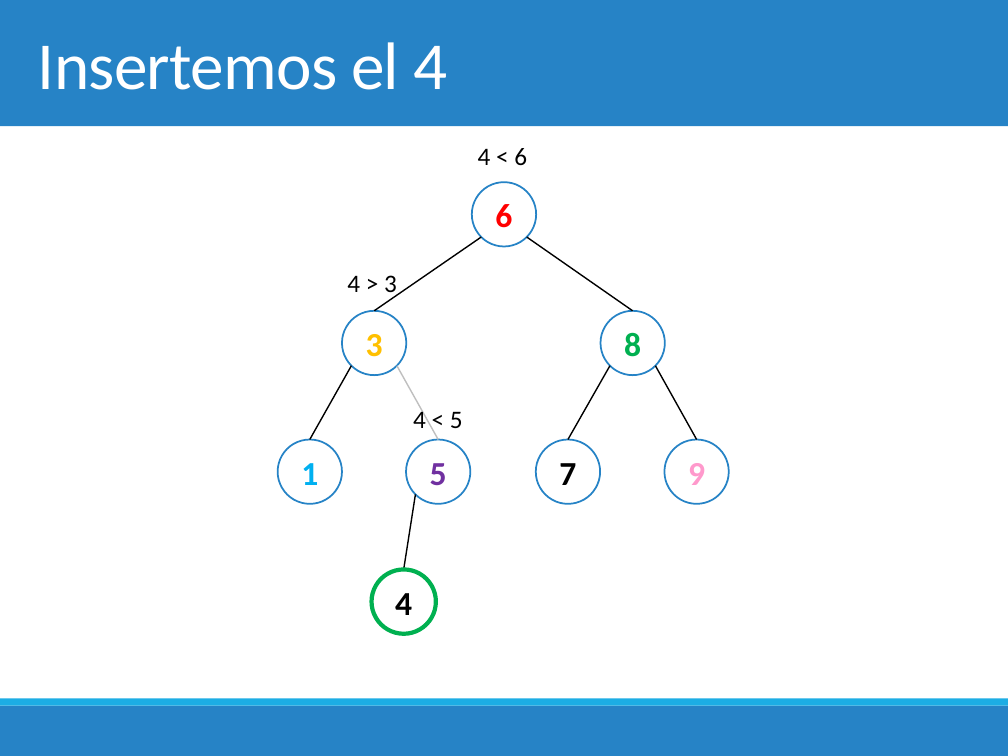
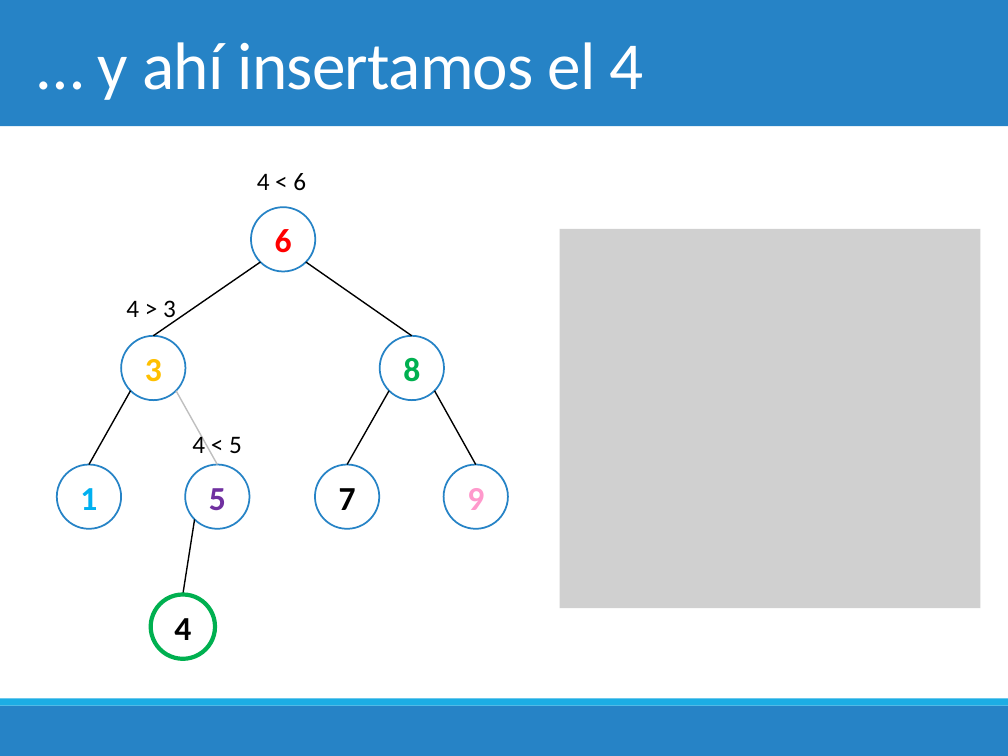
Before and after one commit to chris-carstens/2020-2, a slide deck: slide 26 of Clases/06 - Árboles Binarios de Búsqueda/6. Árboles Binarios de Búsqueda.pptx (slide 24 before the commit). Drawn at 1008x756 pixels with LibreOffice and Linux fonts; fonts in the diff are those of the drawing; grey boxes stand for pictures. Boxes give left, top, right and bottom in pixels: in the first picture for what was removed or moved away, otherwise in the second. Text is boxed around its words. In the diff, an @@ line names an element or a change of style, - is before the commit and + after.

```diff
--- a/Clases/06 - Árboles Binarios de Búsqueda/6. Árboles Binarios de Búsqueda.pptx
+++ b/Clases/06 - Árboles Binarios de Búsqueda/6. Árboles Binarios de Búsqueda.pptx
@@ title at (98, 42, 644, 100): text changed @@
-Insertemos el 4
+… y ahí insertamos el 4
@@ picture added at (559, 229, 980, 608) @@
@@ 8 ellipses, 7 lines, 3 texts: place and size @@
-8 ellipses, 7 lines, 3 texts at (277, 148, 729, 634)
+8 ellipses, 7 lines, 3 texts at (56, 173, 508, 659)
```
Also in this commit, not shown: 7 other slides changed, 3 slides added, 2 slides removed, 5 other files.
